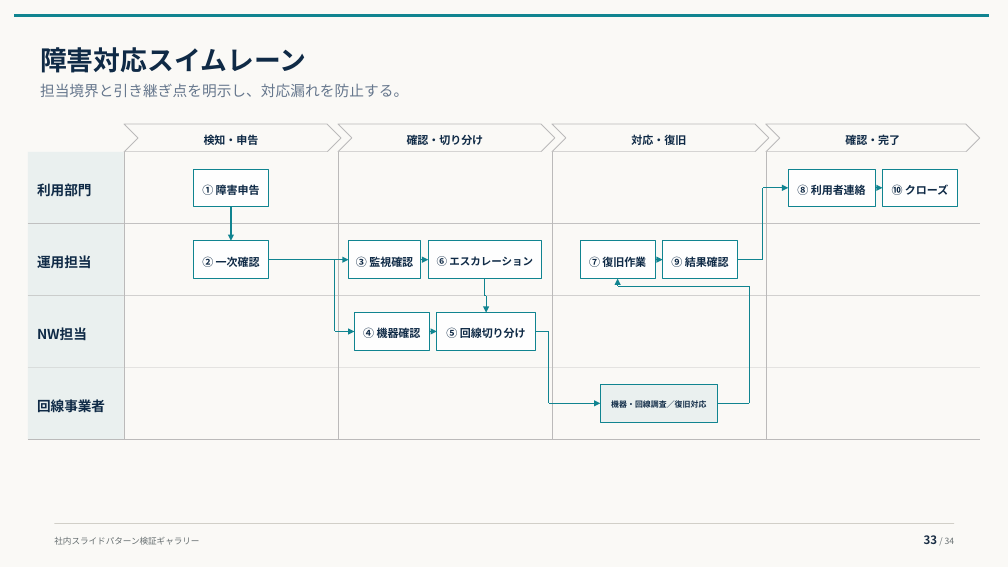
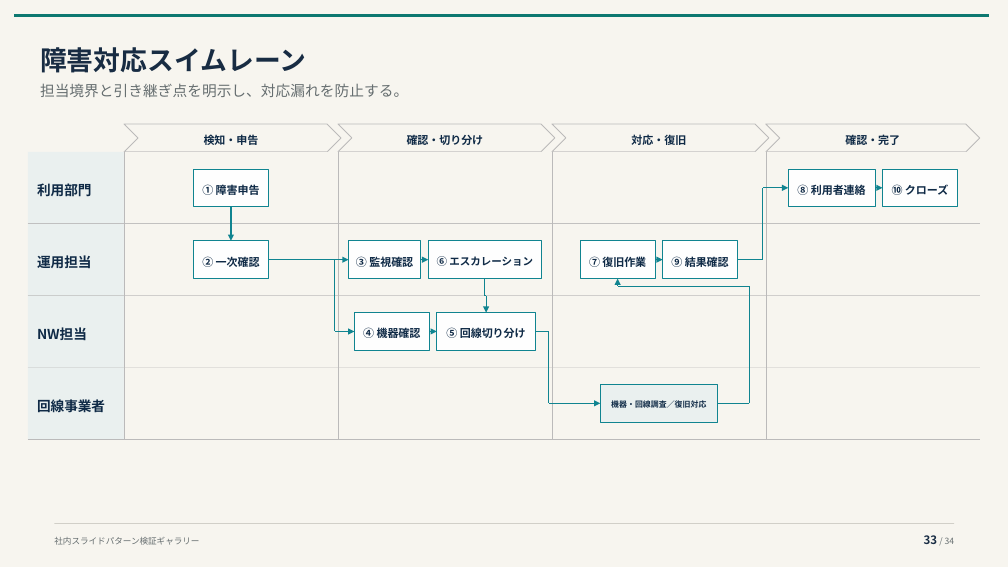
Before and after one commit to thinas1115/pptxdsl, a slide deck: slide 33 of examples/gallery/pattern_gallery.pptx. Drawn at 1008x567 pixels with LibreOffice and Linux fonts; fonts in the diff are those of the drawing. Boxes give left, top, right and bottom in pixels: in the first picture for what was removed or moved away, otherwise in the second. Text is boxed around its words. In the diff, an @@ line names an element or a change of style, - is before the commit and + after.

```diff
--- a/examples/gallery/pattern_gallery.pptx
+++ b/examples/gallery/pattern_gallery.pptx
@@ rectangle at (x1=0, y1=0, x2=1008, y2=567): fill #FAF9F6 to #F7F5EF @@
@@ line (14, 15) - (989, 15): stroke #108490 3 pt to #0D7870 3 pt @@
@@ text "担当境界と引き継ぎ点を明示し、対応漏れを防止する。" at (x1=40, y1=83, x2=408, y2=97): text colour #66778D to #666E70 @@
```
Also in this commit, not shown: 8 other files.
